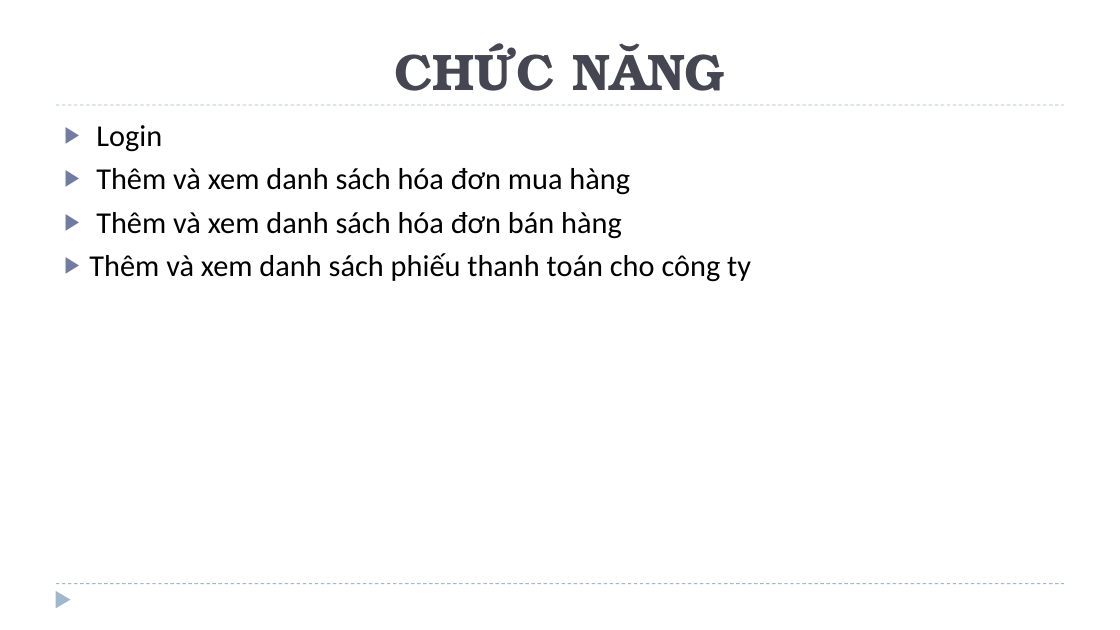
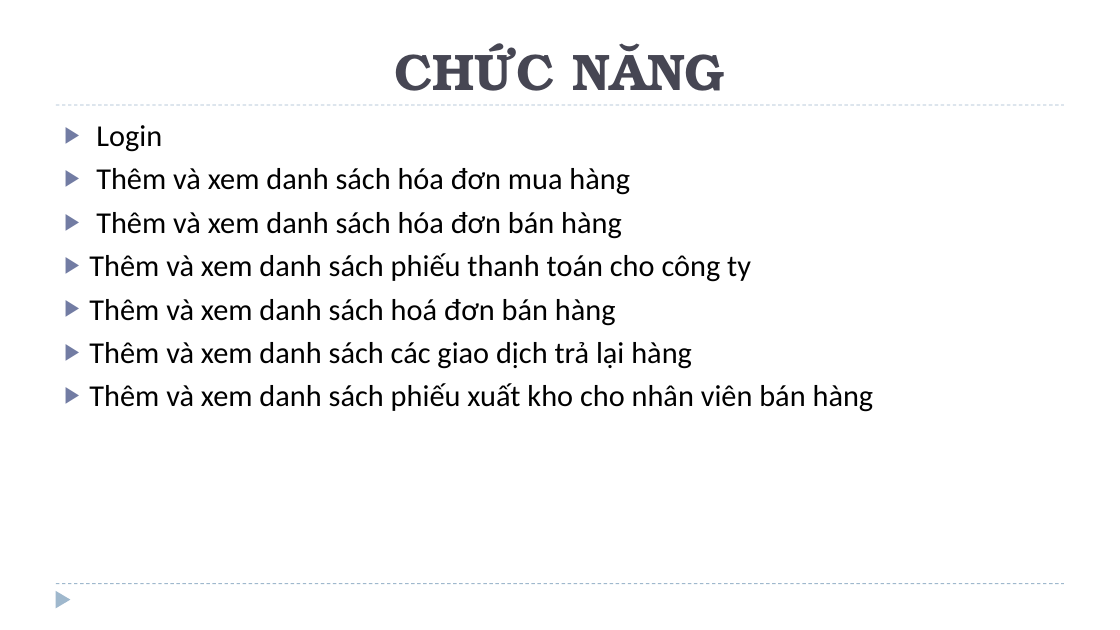
Before and after one commit to ProjectEJB/Project, a slide deck: slide 2 of SaleManager/Tài Liệu/ThuyetTrinh.pptx. Drawn at 1120x630 pixels with LibreOffice and Linux fonts; fonts in the diff are those of the drawing. Boxes give left, top, right and bottom in pixels: in the first picture for what was removed or moved away, otherwise in the second. Text is boxed around its words. In the diff, an @@ line names an element or a change of style, - is before the commit and + after.

```diff
--- a/SaleManager/Tài Liệu/ThuyetTrinh.pptx
+++ b/SaleManager/Tài Liệu/ThuyetTrinh.pptx
@@ text at [89,299,874,412]: paragraphs added @@
+▶ Thêm và xem danh sách hoá đơn bán hàng
+▶ Thêm và xem danh sách các giao dịch trả lại hàng
+▶ Thêm và xem danh sách phiếu xuất kho cho nhân viên bán hàng
```
Also in this commit, not shown: 1 other slide changed, 12 slides added, 1 slide removed, 2 other files.
